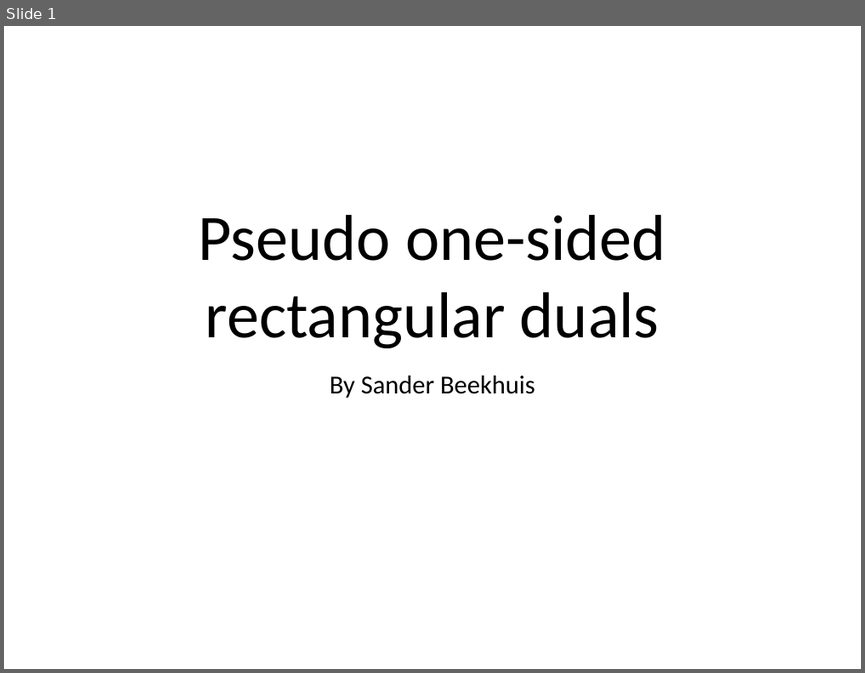
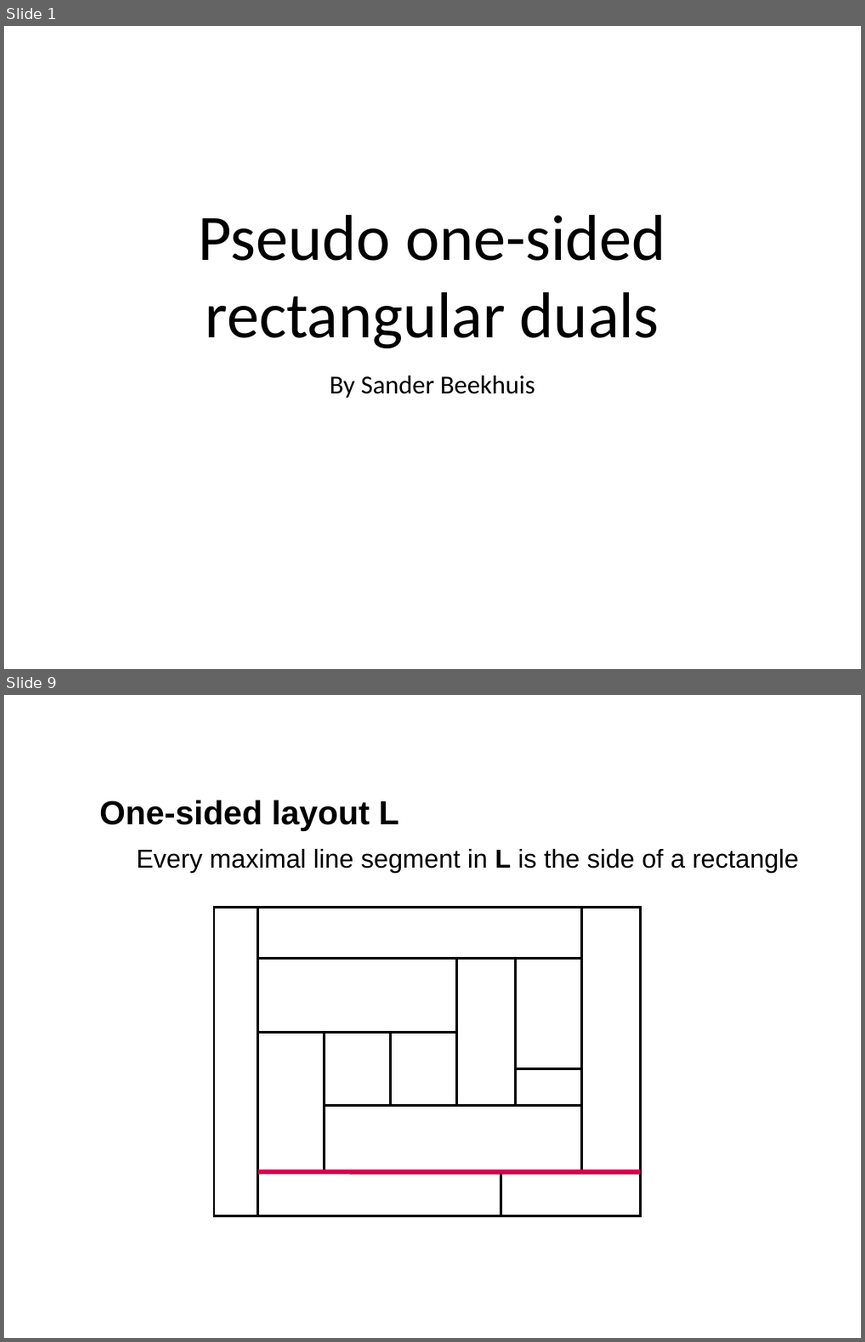
Before and after one commit to SanderBeekhuis/area-universal-duals, a slide deck: midtermtalk/talk.odp. Shown one above the other, each under a label of ours: slide 1 before the commit, slides 1 and 9 after it; the slides between them are not shown. The pictures are 865x673 and 865x1342 pixels, drawn with LibreOffice and Linux fonts; fonts in the diff are those of the drawing; background and template pictures are left out. Boxes give left, top, right and bottom in pixels: in the first picture for what was removed or moved away, otherwise in the second. Text is boxed around its words. In the diff, an @@ line names an element or a change of style, - is before the commit and + after.

```diff
--- a/midtermtalk/talk.odp
+++ b/midtermtalk/talk.odp
@@ slide 9 added at (x1=4, y1=695, x2=861, y2=1338), background #FFFFFF @@
@@ title added at (x1=99, y1=800, x2=262, y2=825), 44 pt, text #FFFFFF @@
+One-sided
@@ text added at (x1=137, y1=800, x2=799, y2=873), 24 pt, text #000000 @@
+One-sided layout L
+  Every maximal line segment in L is the side of a rectangle
@@ rectangle added at (x1=214, y1=907, x2=640, y2=1216), outline #000000 2.24 pt @@
@@ rectangle added at (x1=214, y1=907, x2=258, y2=1216), outline #000000 2.24 pt @@
@@ rectangle added at (x1=258, y1=907, x2=582, y2=959), outline #000000 2.24 pt @@
@@ rectangle added at (x1=582, y1=907, x2=641, y2=1172), outline #000000 2.24 pt @@
@@ rectangle added at (x1=258, y1=959, x2=456, y2=1032), outline #000000 2.24 pt @@
@@ rectangle added at (x1=456, y1=959, x2=516, y2=1106), outline #000000 2.24 pt @@
@@ rectangle added at (x1=516, y1=959, x2=582, y2=1069), outline #000000 2.24 pt @@
@@ rectangle added at (x1=258, y1=1032, x2=324, y2=1173), outline #000000 2.24 pt @@
@@ rectangle added at (x1=324, y1=1032, x2=456, y2=1106), outline #000000 2.24 pt @@
@@ rectangle added at (x1=324, y1=1032, x2=391, y2=1106), outline #000000 2.24 pt @@
@@ rectangle added at (x1=324, y1=1106, x2=582, y2=1172), outline #000000 2.24 pt @@
@@ rectangle added at (x1=258, y1=1172, x2=641, y2=1216), outline #000000 2.24 pt @@
@@ line added from (258, 1172) to (641, 1172), #D6004A 4.51 pt @@
@@ rectangle added at (x1=500, y1=1172, x2=641, y2=1216), outline #000000 2.24 pt @@
```
Also in this commit, not shown: 16 slides changed, 12 other slides added, 6 slides removed, 36 other files.
